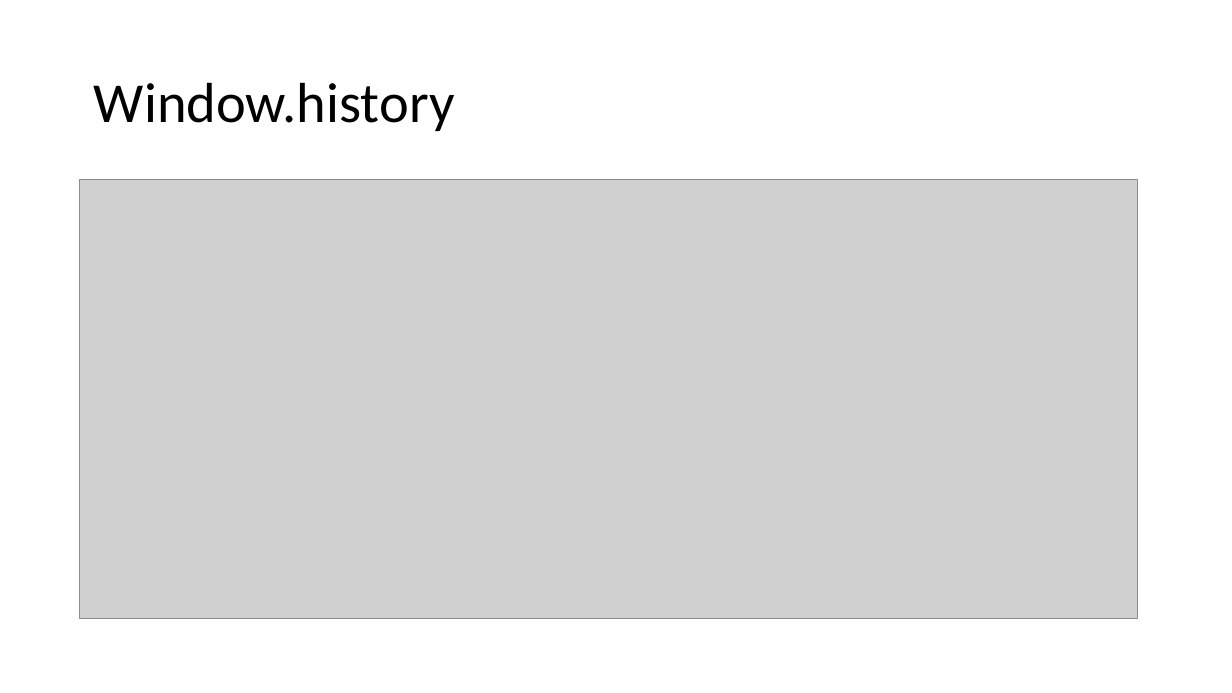
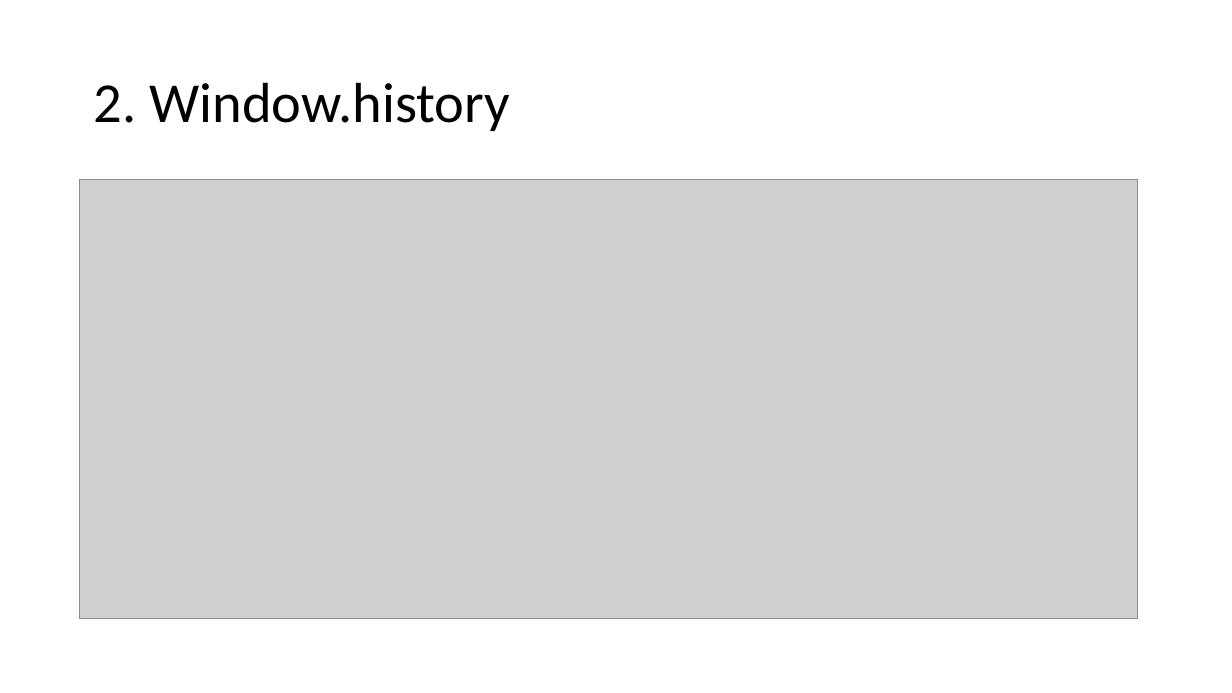
Before and after one commit to salman3009/newtownJuneBatch, a slide deck: slide 13 of 2022/June_Batch/5Javascript/others/new-version/7javascript - BOM.pptx (slide 12 before the commit). Drawn at 1232x693 pixels with LibreOffice and Linux fonts; fonts in the diff are those of the drawing; grey boxes stand for pictures. Boxes give left, top, right and bottom in pixels: in the first picture for what was removed or moved away, otherwise in the second. Text is boxed around its words. In the diff, an @@ line names an element or a change of style, - is before the commit and + after.

```diff
--- a/2022/June_Batch/5Javascript/others/new-version/7javascript - BOM.pptx
+++ b/2022/June_Batch/5Javascript/others/new-version/7javascript - BOM.pptx
@@ title at box(94, 82, 510, 131): text changed @@
-Window.history
+2. Window.history
```
Also in this commit, not shown: 1 other slide changed, 1 slide added, 17 other files.
